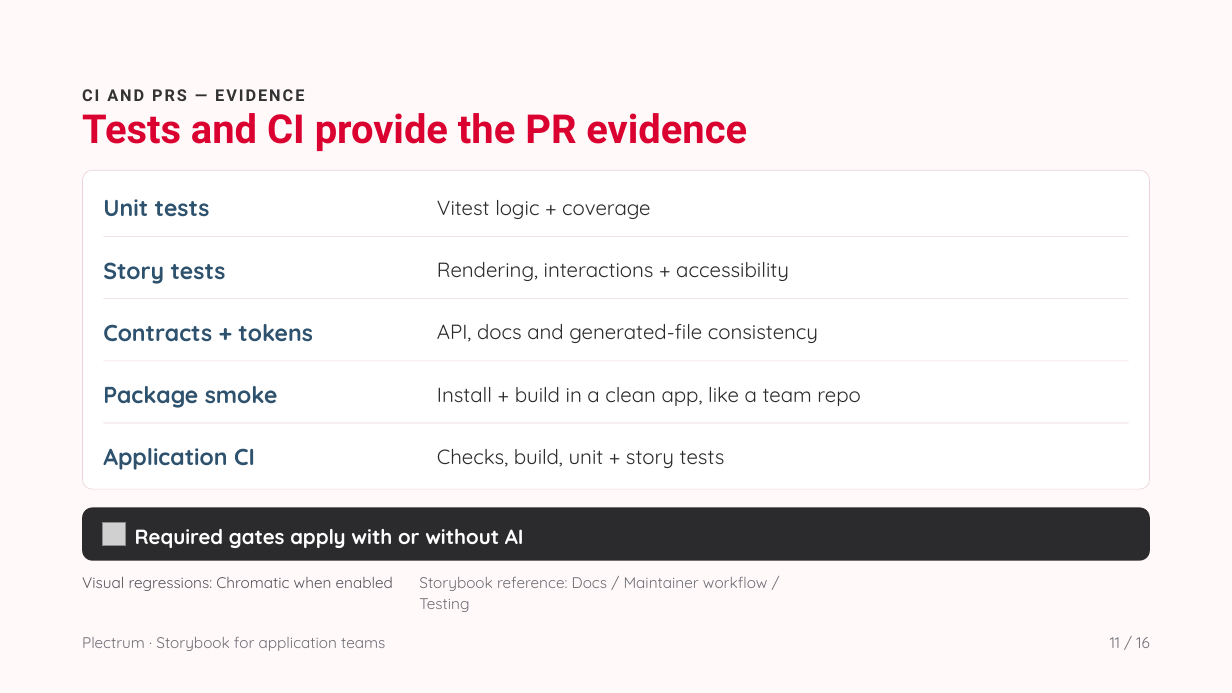
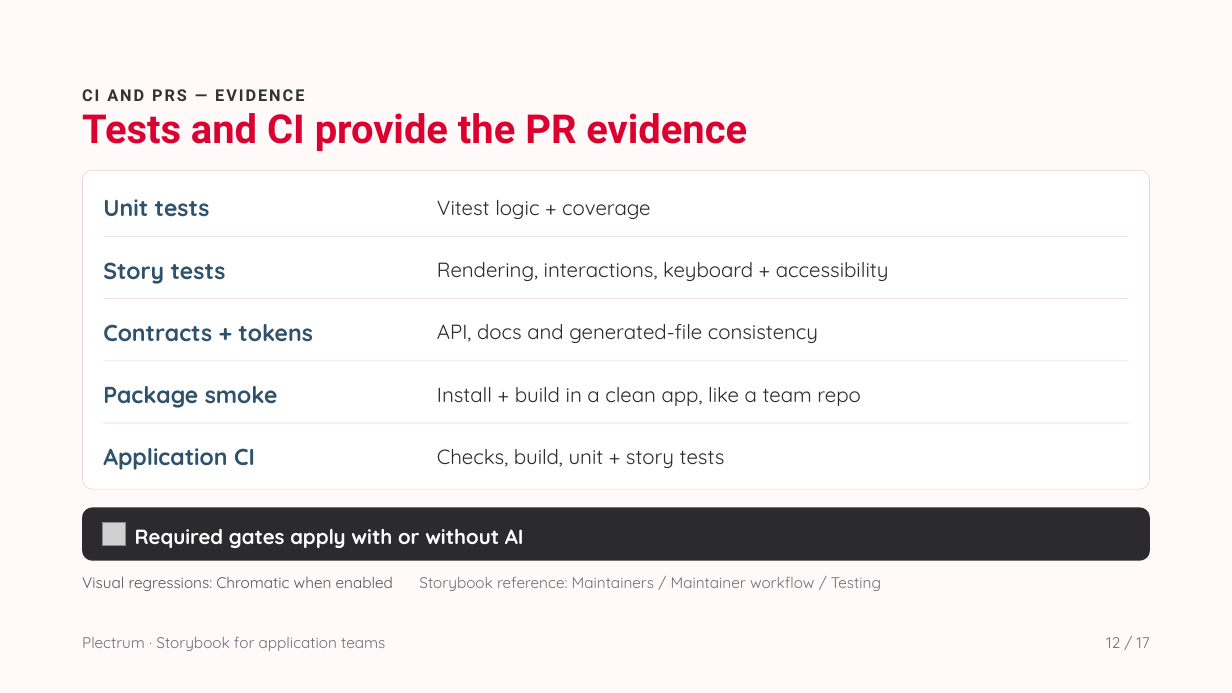
Before and after one commit to solidaris-danielbodigil/solidaris-plectrum, a slide deck: slide 12 of docs/Storybook for application teams.pptx (slide 11 before the commit). Drawn at 1232x693 pixels with LibreOffice and Linux fonts; fonts in the diff are those of the drawing; grey boxes stand for pictures. Boxes give left, top, right and bottom in pixels: in the first picture for what was removed or moved away, otherwise in the second. Text is boxed around its words. In the diff, an @@ line names an element or a change of style, - is before the commit and + after.

```diff
--- a/docs/Storybook for application teams.pptx
+++ b/docs/Storybook for application teams.pptx
@@ text at [437,262,889,281]: text changed @@
-Rendering, interactions + accessibility
+Rendering, interactions, keyboard + accessibility
@@ text at [419,577,881,591]: text changed @@
-Storybook reference: Docs / Maintainer workflow / Testing
+Storybook reference: Maintainers / Maintainer workflow / Testing
@@ text at [1106,637,1150,648]: text changed @@
-11 / 16
+12 / 17
```
Also in this commit, not shown: 13 other slides changed, 1 slide added, 1 other file.
